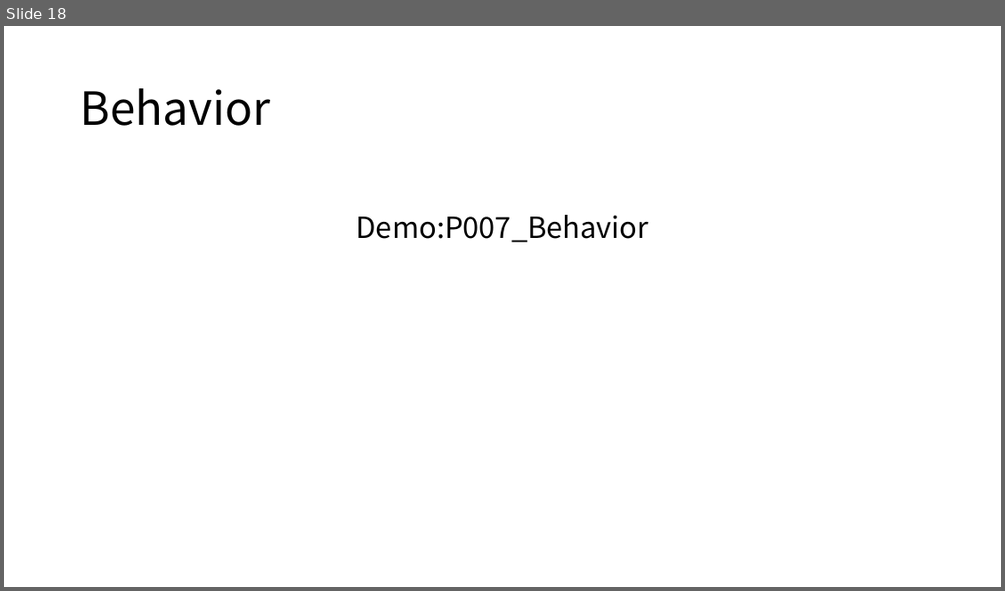
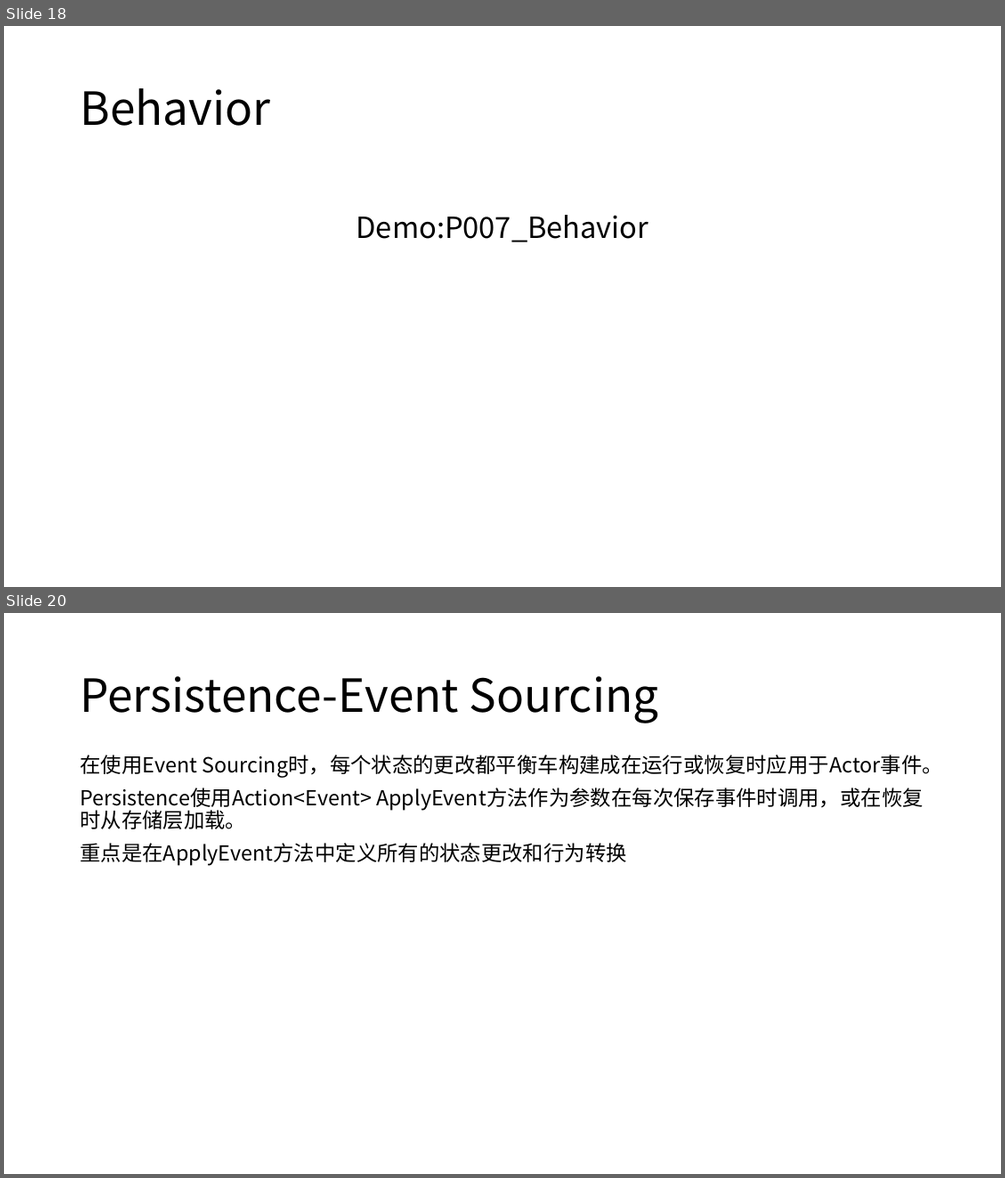
Before and after one commit to axzxs2001/ProtoActorSample, a slide deck: ProtoActorSample/Proto.Actor.pptx. Shown one above the other, each under a label of ours: slide 18 before the commit, slides 18 and 20 after it; the slides between them are not shown. The pictures are 1005x591 and 1005x1178 pixels, drawn with LibreOffice and Linux fonts; fonts in the diff are those of the drawing. Boxes give left, top, right and bottom in pixels: in the first picture for what was removed or moved away, otherwise in the second. Text is boxed around its words. In the diff, an @@ line names an element or a change of style, - is before the commit and + after.

```diff
--- a/ProtoActorSample/Proto.Actor.pptx
+++ b/ProtoActorSample/Proto.Actor.pptx
@@ slide 20 added at box(4, 613, 1001, 1174), background #FFFFFF @@
@@ title added at box(80, 676, 659, 723), 44 pt, text #000000 @@
+Persistence-Event Sourcing
@@ text added at box(80, 755, 942, 866), 20 pt, text #000000 @@
+在使用Event Sourcing时，每个状态的更改都平衡车构建成在运行或恢复时应用于Actor事件。
+Persistence使用Action<Event> ApplyEvent方法作为参数在每次保存事件时调用，或在恢复时从存储层加载。
+重点是在ApplyEvent方法中定义所有的状态更改和行为转换
```
Also in this commit, not shown: 6 other slides added, 3 other files.
